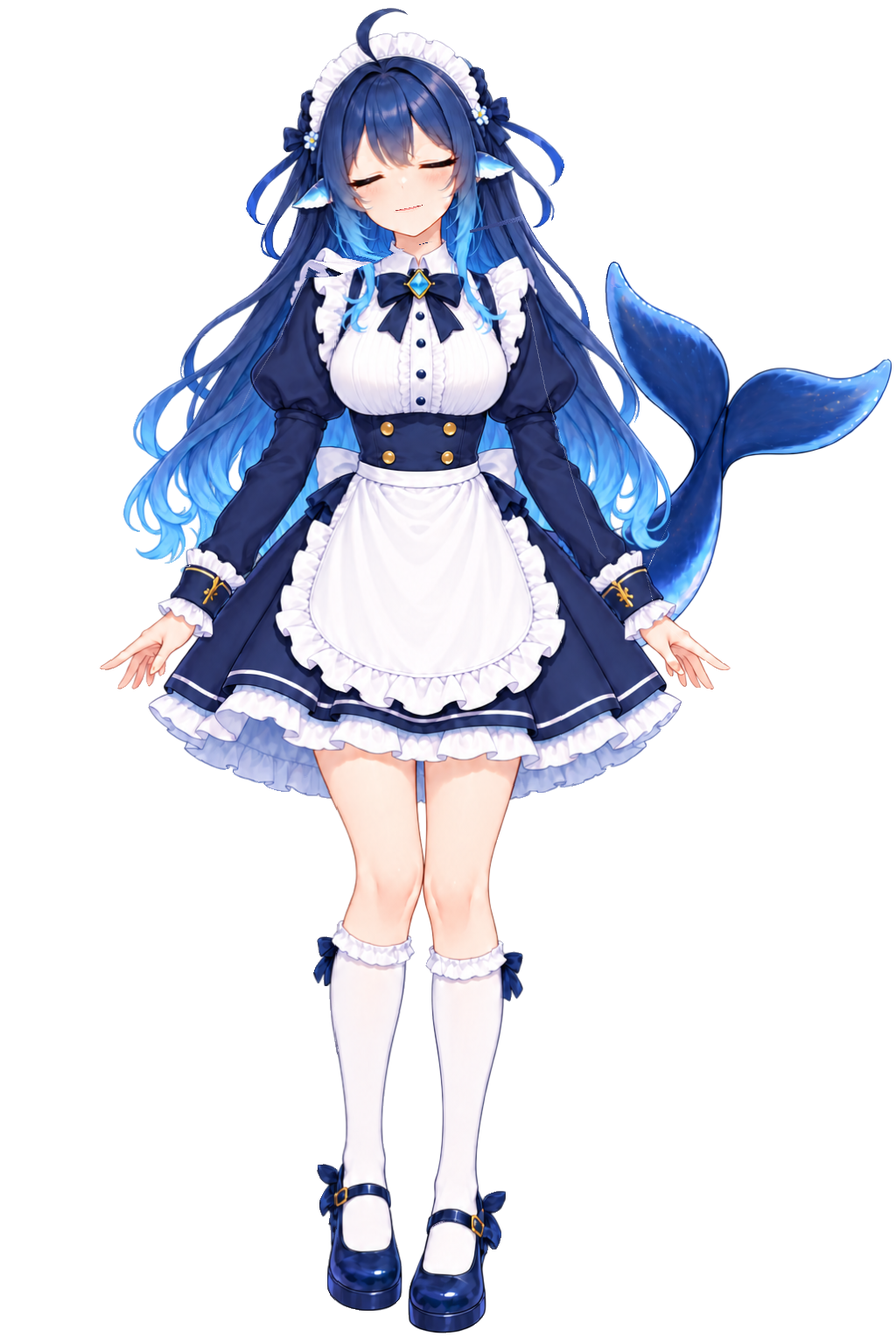
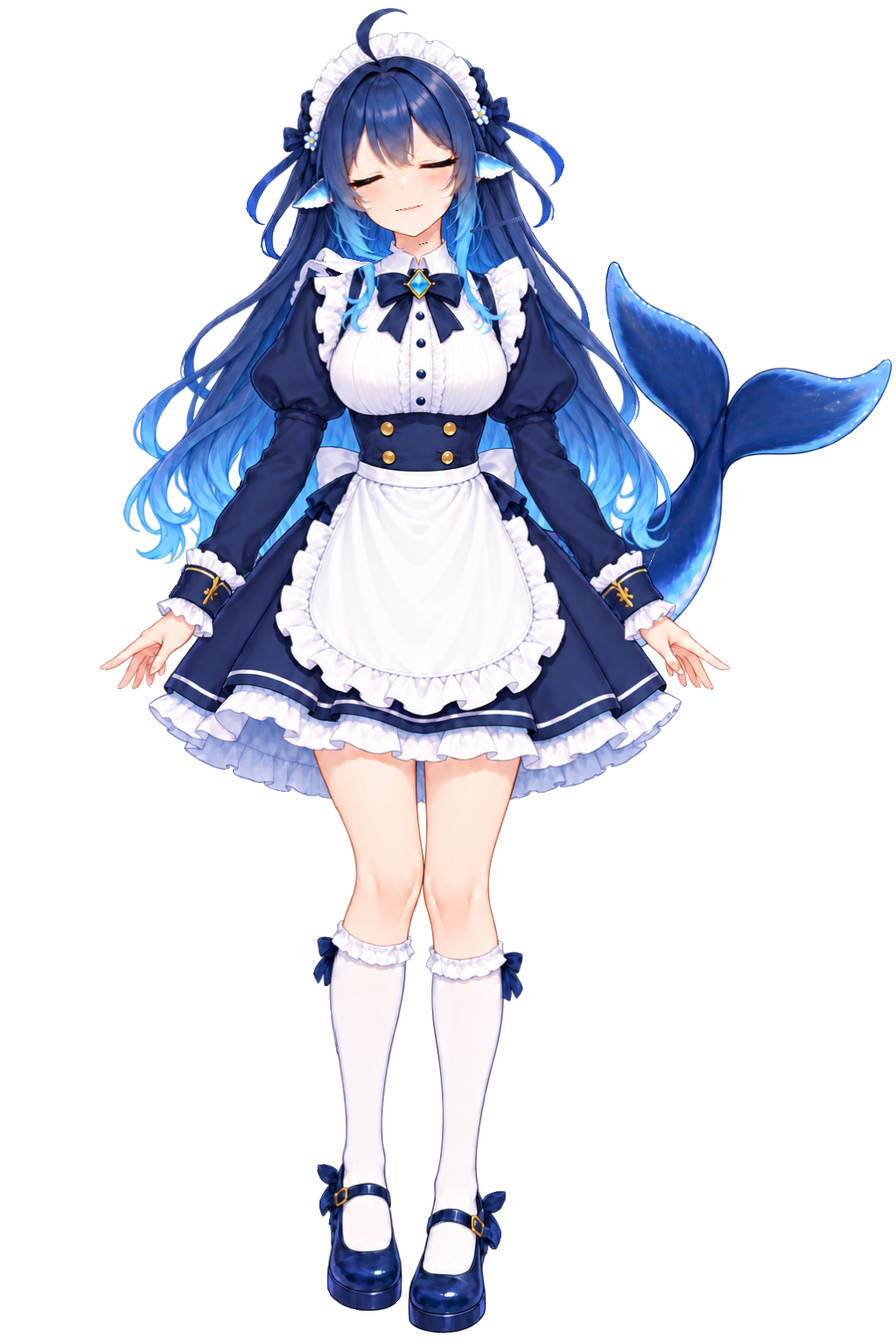
Revision of a layered (896, 1344) image; what changed, layer by layer:
added layer "shoulder garment support R" above "shoulder garment support L" over (155, 278, 306, 616)
added layer "shoulder garment support L" over (521, 286, 664, 623)
